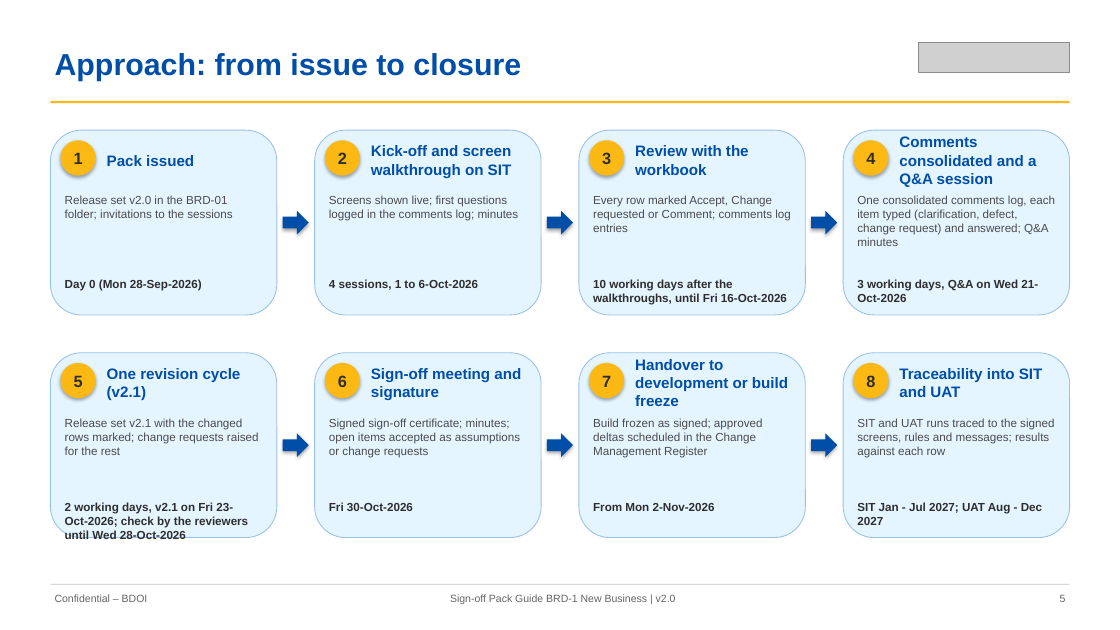
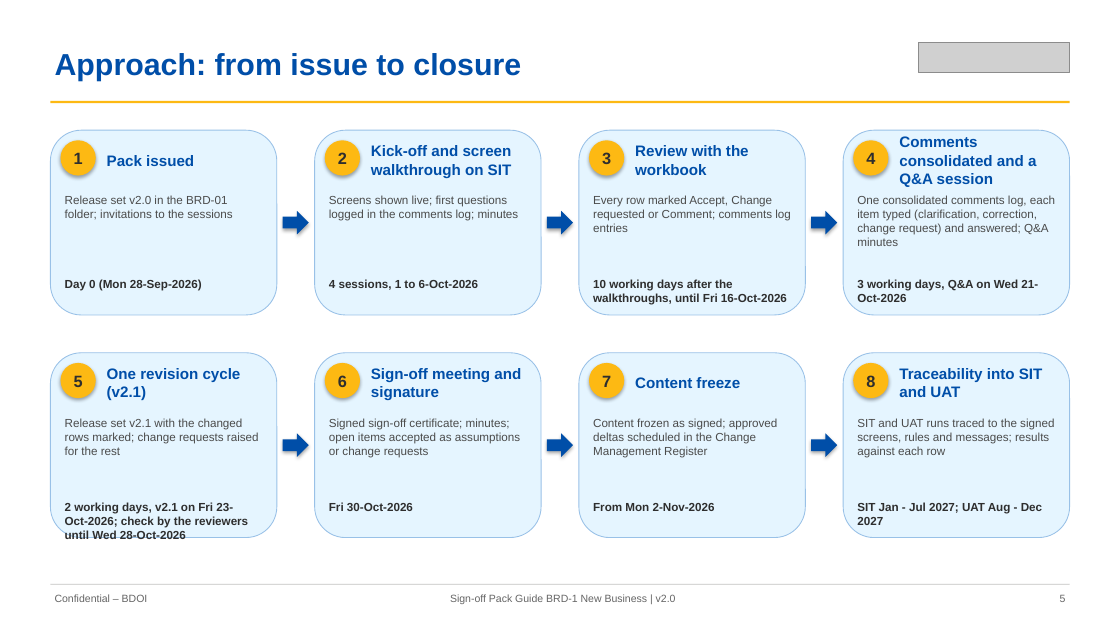
Before and after one commit to IortaTexhNXT-DEV/FinVerse, a slide deck: slide 5 of docs/deliverables/out/Drop-1_Transactional/BRD-01_New_Business/01_BIBS_GuideDeck_BRD-01_New_Business_v2.0.pptx. Drawn at 1120x630 pixels with LibreOffice and Linux fonts; fonts in the diff are those of the drawing; grey boxes stand for pictures. Boxes give left, top, right and bottom in pixels: in the first picture for what was removed or moved away, otherwise in the second. Text is boxed around its words. In the diff, an @@ line names an element or a change of style, - is before the commit and + after.

```diff
--- a/docs/deliverables/out/Drop-1_Transactional/BRD-01_New_Business/01_BIBS_GuideDeck_BRD-01_New_Business_v2.0.pptx
+++ b/docs/deliverables/out/Drop-1_Transactional/BRD-01_New_Business/01_BIBS_GuideDeck_BRD-01_New_Business_v2.0.pptx
@@ text at <box>857,195,1055,246</box>: text changed @@
-One consolidated comments log, each item typed (clarification, defect, change request) and answered; Q&A minutes
+One consolidated comments log, each item typed (clarification, correction, change request) and answered; Q&A minutes
@@ text at <box>635,377,740,388</box>: text changed @@
-Handover to development or build freeze
+Content freeze
@@ text at <box>593,418,778,458</box>: text changed @@
-Build frozen as signed; approved deltas scheduled in the Change Management Register
+Content frozen as signed; approved deltas scheduled in the Change Management Register
```
Also in this commit, not shown: 11 other slides changed, 30 other files.
